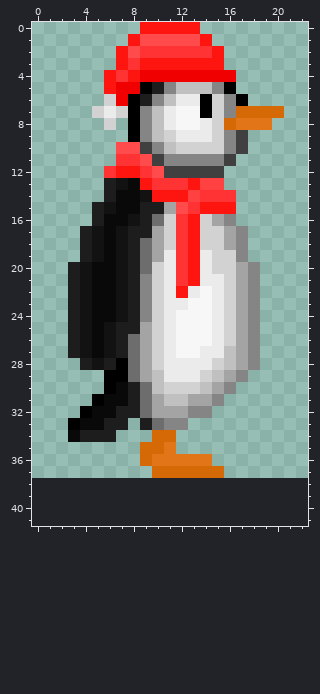
Pixel-art sprite -- res/GraviTux/tux/Tux_03.png. Above: the version before the commit.
The file is 40x40 pixels. The old version is drawn lined up with the new one, on the new canvas.
After the commit:
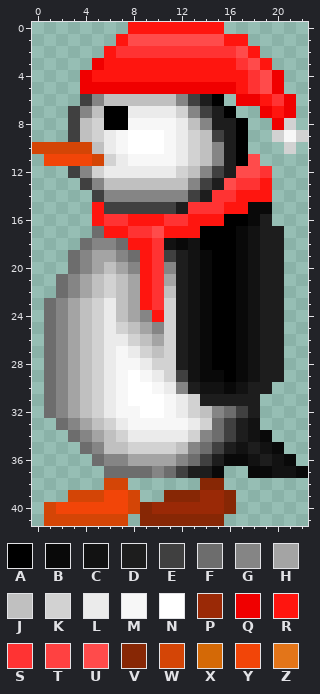
Palette (. is transparent): A #000000  B #090909  C #121212  D #1d1d1d  E #404040  F #6d6d6d  G #858585  H #a4a4a4  J #c0c0c0  K #d2d2d2  L #ebebeb  M #f7f7f7  N #ffffff  P #9a2906  Q #f00000  R #ff150f  S #ff3333  T #ff4141  U #ff4b4b  V #872705  W #d44506  X #d46906  Y #f24508  Z #e37519
Edits made:
canvas 40x40 -> 23x42, the old top-left corner now at -8,-2 (the part of the old canvas that was cut away was empty and is not shown)
Changed rows in their new state; - is an unchanged pixel.
first column x 0:
 0 --------R-----RR-------
 1 -------RU-----UURR-----
 2 ------RSS------SSUR----
 3 -----QR-R-------RSUR---
 4 ----QR-R-RRRRRRRRRSUQ--
 5 ----QQQ--QQQQQQQQRSUQ--
 6 ----EGJJJJJ-GEDA.QQRSQ-
 7 ---EGJAALLL-KGEDA..QRQ-
 8 ---EJKAAMMMMLJGDDA..QK-
 9 ---EJKLMNNNM-KJEDA--KMK
10 WWWWWJLMNNNML-JGDA---K-
11 -YYYYWKLMMMMLKJ-DAU----
12 ---EGKLLLLLLKJG-DUUS---
13 ----EGJJJJJJJGEDUSSR---
14 -----EGGGGGGGED--RRR---
15 -----REEEEEED-SS-RBB---
16 -----RSSRRRS--RRAABD---
17 ----.FRRSSURR-AAABCDD--
18 ----FGGFRRSCBCAAABCDD--
19 ---FGHHGFRSEDCBAABCDD--
20 ---FGHJHGRSGDCBAABCDD--
21 --FGHJKJHRSHDCBAABCDD--
22 --FGHJKJHRSJDCBAABCDD--
23 -FGHJKLJHRSKDCBAABCDD--
24 -FGHJKLJH-RKDCBAABCDD--
25 -FGHJKLKJ-GKDCBAABCDD--
26 -FGHJKLLKJHKDCBAABCDD--
27 -FGHJKLMLKJKDCBAABCDD--
28 -FGHJKLMML-KDCBAABCDD--
29 -FGHJKLMNMLKECBBABCDD--
30 -FGHJKLMNNMLGDCCBCDD---
31 -FGHJKLMNNNMLKDDDDD----
32 -FGHJKLMMNNMLKJGFED----
33 --FGHJKLMMMMMLKFEDC----
34 ---FGHJKLLLLLKGFEDCB---
35 ----FGJJKKKKJGFEDCDCB--
36 -----FGGHHHHGFEDBBCDCB-
37 ------FFFFGFEDDB--BBCCB
38 ------WW------VV-------
39 ---WWWYYW--VVVPPV------
40 -WYYYYYYWVPPPPPPV------
41 -WWWWWWW-VVVVVVV-------
Pixel boxes of the changes (left, top, right, bottom) in both pictures:
changed: (32, 22, 308, 526)
